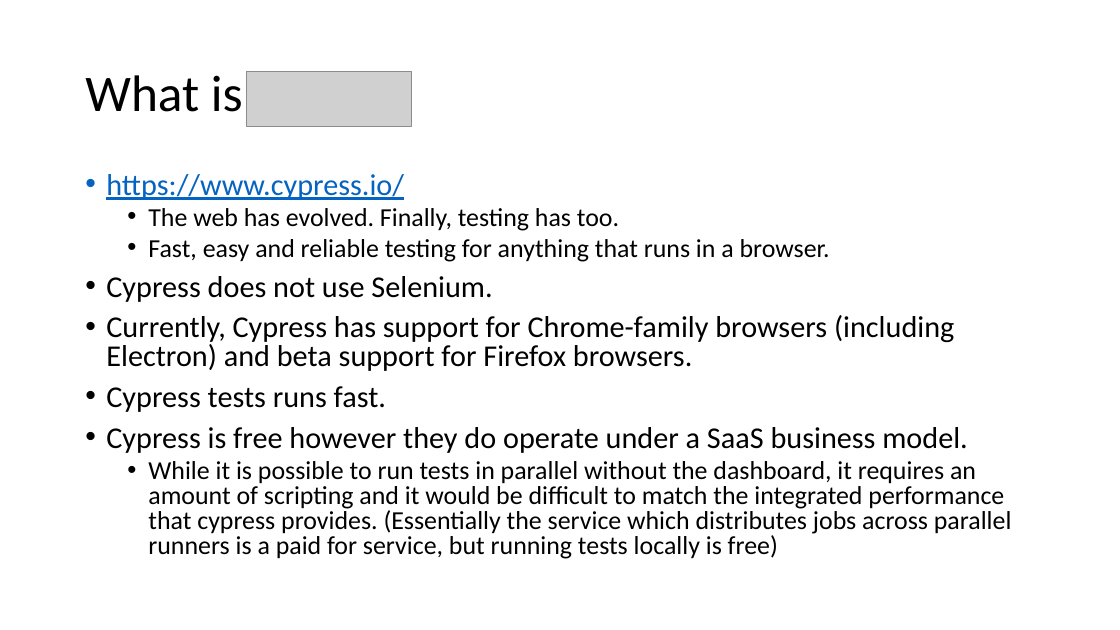
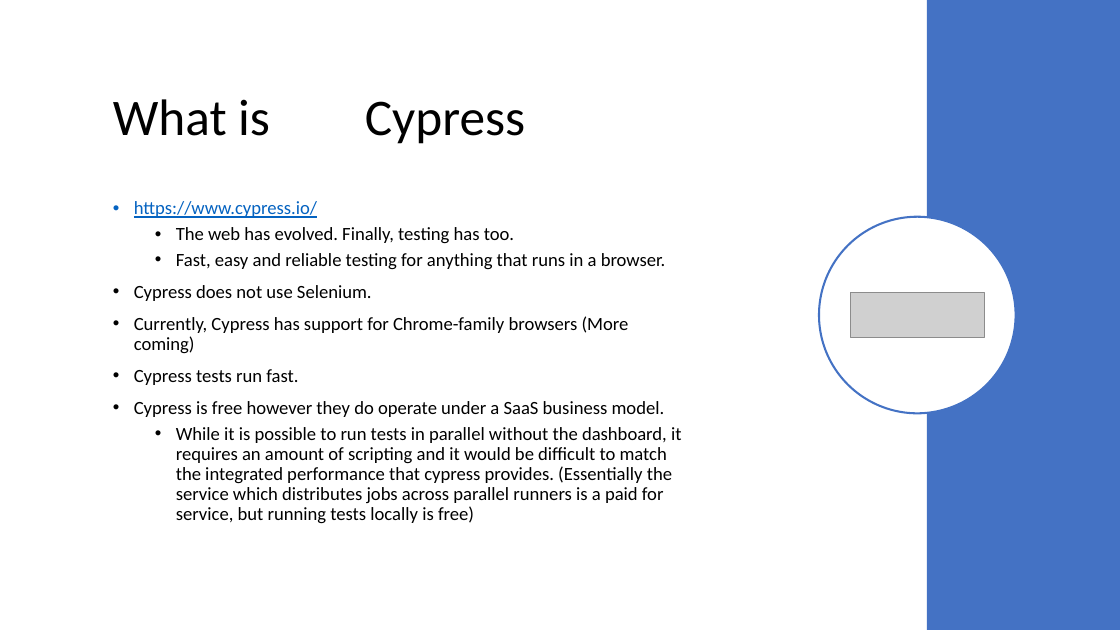
Before and after one commit to JoryUK/CypressTestingExampleApp, a slide deck: slide 3 of UiTestingWithCypress.pptx. Drawn at 1120x630 pixels with LibreOffice and Linux fonts; fonts in the diff are those of the drawing; grey boxes stand for pictures. Boxes give left, top, right and bottom in pixels: in the first picture for what was removed or moved away, otherwise in the second. Text is boxed around its words. In the diff, an @@ line names an element or a change of style, - is before the commit and + after.

```diff
--- a/UiTestingWithCypress.pptx
+++ b/UiTestingWithCypress.pptx
@@ rectangle added at (x1=927, y1=0, x2=1120, y2=630), fill #4472C4 @@
@@ title at (x1=113, y1=99, x2=525, y2=144): text changed @@
-What is
+What is Cypress
@@ text "https://www.cypress.io/" moved from (x1=106, y1=174, x2=1012, y2=559) to (x1=134, y1=201, x2=682, y2=524) @@
@@ text "https://www.cypress.io/" at (x1=134, y1=201, x2=682, y2=524): vertical alignment top to middle @@
@@ text at (x1=134, y1=201, x2=682, y2=524): size 25.9 to 16 pt in "https://www.cypress.io/", "Cypress does not use Selenium.", "Cypress is free however they do operate ..."; size 22.2 to 16 pt in "The web has evolved. Finally, testing has ...", "Fast, easy and reliable testing for anything ...", "While it is possible to run tests ..."; line spacing 0.8 to 0.9 @@
@@ ellipse added at (x1=819, y1=217, x2=1016, y2=413), fill #FFFFFF, outline #4472C4 1.75 pt @@
@@ picture resized from (x1=247, y1=71, x2=411, y2=126) to (x1=850, y1=292, x2=985, y2=337) @@
@@ text at (x1=134, y1=316, x2=629, y2=385): text changed; size 25.9 to 16 pt @@
-• Currently, Cypress has support for Chrome-family browsers (including Electron) and beta support for Firefox browsers.
-• Cypress tests runs fast.
+• Currently, Cypress has support for Chrome-family browsers (More coming)
+• Cypress tests run fast.
```
Also in this commit, not shown: 4 other slides changed, 3 slides added, 2 slides removed.
